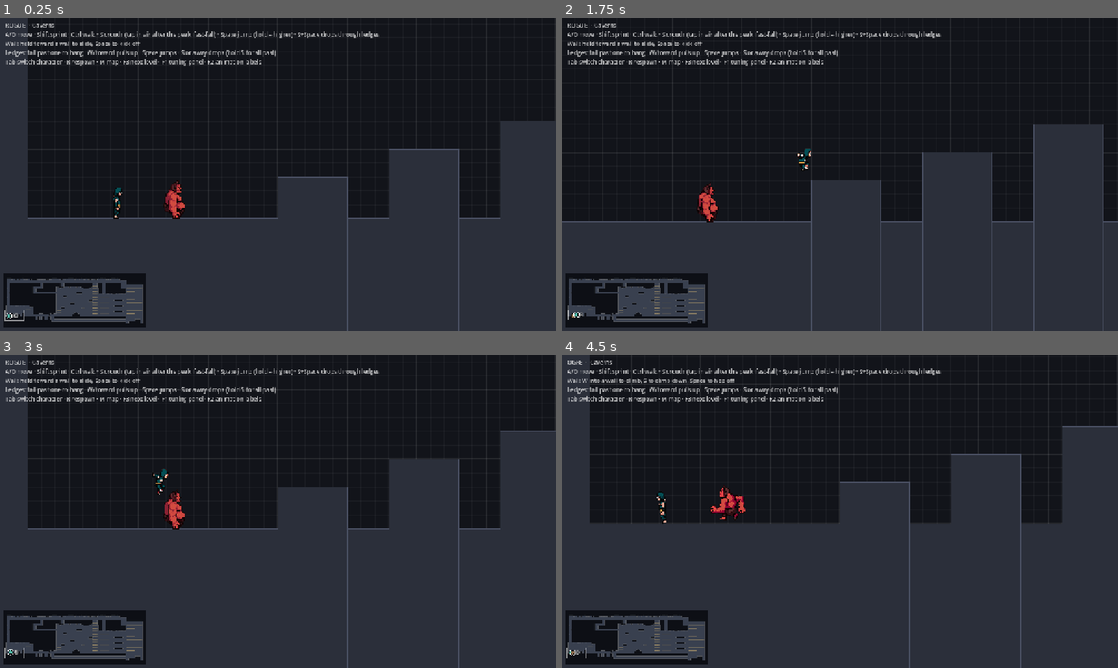
Above: before the commit, frames 1-4 (two rows, left to right).
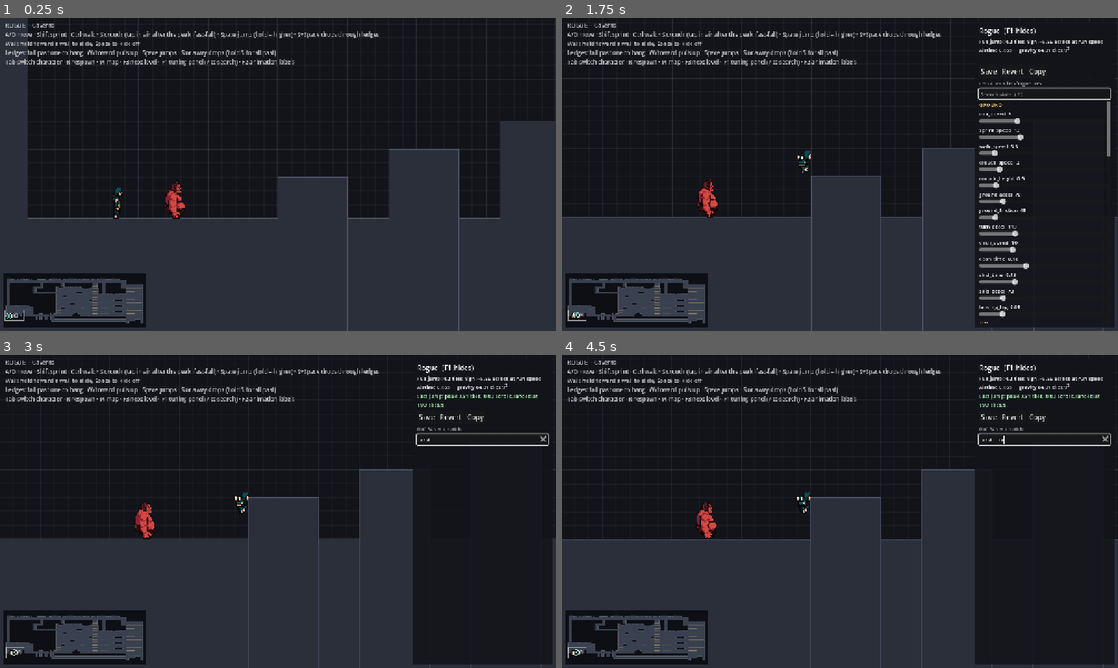
Above: after the commit, the same moments.

Repository: adoliner1/genesis
Game: Godot game, scene res://main.tscn
Two runs of this game, one before a commit and one after it. Both use one fixed random seed, a clock stepped at 60 frames per second and the inputs below.
Inputs (mouse positions are in pixels of both pictures, inside the frame that each line leads up to):
- Up to frame 1 (0.25 s): no input
- Up to frame 2 (1.75 s): tap Enter at 0.5 s; move the mouse to (962, 158) at 0.52 s; hold Shift (sprint) 0.53-1.28 s; hold D (move_right) from 0.53 s (still down); click (962, 158) at 0.67 s; tap Space (jump) at 0.77, 1.07, 1.52 s; tap Ctrl (walk) at 0.8, 1.35 s; move the mouse to (728, 190) at 1.27 s; tap / (search_tuning, bound only after the commit) at 1.55 s
- Up to frame 3 (3 s): tap Space (jump) at 1.82, 2.3, 2.85 s; move the mouse to (333, 442) at 2.02 s; release D (move_right) at 2.03 s; hold A (move_left) 2.03-2.78 s; hold / (search_tuning, bound only after the commit) 2.03-2.78 s; move the mouse to (250, 574) at 2.77 s; hold D (move_right) from 2.78 s (still down); click (250, 574) at 2.92 s
- Up to frame 4 (4.5 s): tap Space (jump) at 3.02, 3.32, 3.77, 4.07 s; tap Shift (sprint) at 3.05 s; move the mouse to (1006, 558) at 3.52 s; hold Shift (sprint) 3.53-4.28 s; tap Ctrl (walk) at 3.8 s; tap R (respawn) at 4.15 s; move the mouse to (673, 464) at 4.27 s; release D (move_right) at 4.28 s; hold A (move_left) from 4.28 s (still down); tap Tab (switch_character) at 4.35 s

The runs differ from the first frame. In frame 1, 0.2% of the frame differs, in the area x 36-53%, y 13-16%; in frame 2, 16%; in frame 3, 24%; in frame 4, 25%, in the area x 0-100%, y 0-100%.

Commit message:
Tuning panel: search stats by name, group or description
/ (or clicking the box) filters the F1 panel. Name and group matches win;
descriptions (read from the ## comments in movement_stats.gd) are the
fallback, so "slidey" finds ground_friction. Hovering a stat shows its
description. Typing doesn't move the character; Enter returns to the game,
Esc clears. Also stops the wall_mode label wrapping one letter per line.

Co-Authored-By: Claude Opus 5.5 <noreply@anthropic.com>
Claude-Session: https://claude.ai/code/session_01SCGXAfWNtXQsZMxH1UGLa3

Diff:
--- a/game/controls.gd
+++ b/game/controls.gd
@@ -15,6 +15,7 @@
 	"toggle_anim_labels": [KEY_F2],
 	"next_level": [KEY_F3],
 	"toggle_minimap": [KEY_M],
+	"search_tuning": [KEY_SLASH],
 }
 
 
--- a/game/main.gd
+++ b/game/main.gd
@@ -101,13 +101,14 @@
 			walls = "Wall: hold toward a wall to slide, Space to kick off"
 		MovementStats.WallMode.CLIMB:
 			walls = "Wall: W into a wall to climb, S to climb down, Space to hop off"
-	help.text = "%s  ·  %s\nA/D move · Shift sprint · Ctrl walk …(256 unchanged characters)… M map · F3 next level · F1 tuning panel · F2 animation labels" % [
+	help.text = "%s  ·  %s\nA/D move · Shift sprint · Ctrl walk …(256 unchanged characters)… M map · F3 next level · F1 tuning panel (/ to search) · F2 animation labels" % [
 		c.stats.display_name.to_upper(), LEVELS[level_index].name, walls]
 
 
 func _physics_process(_delta: float) -> void:
 	# Input is sampled here, before the characters step (they're later in the tree).
-	characters[active].input = PlayerInput.read_local()
+	# Typing in the tuning panel's search box mustn't move the character.
+	characters[active].input = PlayerInput.new() if panel.is_typing() else PlayerInput.read_local()
 
 
 func _unhandled_input(event: InputEvent) -> void:
@@ -124,6 +125,10 @@
 		minimap.cycle_mode()
 	elif event.is_action_pressed("toggle_tuning"):
 		panel.visible = not panel.visible
+	elif event.is_action_pressed("search_tuning"):
+		panel.visible = true
+		panel.focus_search()
+		get_viewport().set_input_as_handled()
 	elif event.is_action_pressed("toggle_anim_labels"):
 		CharacterVisual.show_labels = not CharacterVisual.show_labels
 
--- a/game/tuning_panel.gd
+++ b/game/tuning_panel.gd
@@ -2,7 +2,9 @@
 extends CanvasLayer
 ## Live sliders for the active character's MovementStats (toggle with F1).
 ## Changes apply instantly; "Save" writes them back to the character's .tres.
-## Controls never take keyboard focus, so movement keys keep working while it's open.
+## Controls never take keyboard focus, so movement keys keep working while it's open,
+## except the search box: click it (or press /) to filter stats by name, group or
+## description. Enter gives the keys back to the game; Esc also clears the search.
 
 var character: Character:
 	set(c):
@@ -16,6 +18,10 @@
 var _derived: Label
 var _measured: Label
 var _status: Label
+var _search: LineEdit
+var _rows: Array[Dictionary] = []  # {node, name, group, doc}: what the search matches against
+var _headers := {}  # group name -> header Label
+var _docs := {}  # property -> its ## description from movement_stats.gd
 
 # Live measurement of the last jump.
 var _airborne := false
@@ -54,6 +60,15 @@
 	_status = _label(outer, "", 11)
 	_status.modulate = Color(1, 1, 1, 0.6)
 
+	_search = LineEdit.new()
+	_search.placeholder_text = "Search stats  ( / )"
+	_search.clear_button_enabled = true
+	_search.add_theme_font_size_override("font_size", 12)
+	_search.text_changed.connect(func(_t: String) -> void: _filter())
+	_search.text_submitted.connect(func(_t: String) -> void: _search.release_focus())
+	_search.gui_input.connect(_on_search_key)
+	outer.add_child(_search)
+
 	var scroll := ScrollContainer.new()
 	scroll.size_flags_vertical = Control.SIZE_EXPAND_FILL
 	scroll.horizontal_scroll_mode = ScrollContainer.SCROLL_MODE_DISABLED
@@ -82,29 +97,121 @@
 	parent.add_child(b)
 
 
+## True while the search box has the keyboard; the game should ignore movement keys.
+func is_typing() -> bool:
+	return visible and _search != null and _search.has_focus()
+
+
+func focus_search() -> void:
+	_search.grab_focus()
+	_search.select_all()
+
+
+func _on_search_key(event: InputEvent) -> void:
+	if event is InputEventKey and event.pressed and event.keycode == KEY_ESCAPE:
+		_search.clear()
+		_filter()
+		_search.release_focus()
+		_search.accept_event()
+
+
 func _rebuild() -> void:
 	for c in _list.get_children():
 		c.queue_free()
+	_rows.clear()
+	_headers.clear()
 	var stats := character.stats
+	if _docs.is_empty():
+		_docs = _parse_docs(stats.get_script())
 	_title.text = "%s  (F1 hides)" % stats.display_name
+	var group := ""
 	for p in stats.get_property_list():
 		var usage: int = p.usage
 		if usage & PROPERTY_USAGE_GROUP and p.name != "Resource":
-			var header := _label(_list, str(p.name).to_upper(), 12)
+			group = str(p.name)
+			var header := _label(_list, group.to_upper(), 12)
 			header.modulate = Color(1.0, 0.8, 0.45)
+			_headers[group.to_lower()] = header
 			continue
 		if not (usage & PROPERTY_USAGE_EDITOR) or not (usage & PROPERTY_USAGE_SCRIPT_VARIABLE):
 			continue
+		var row: Control
 		if p.hint == PROPERTY_HINT_RANGE:
-			_add_slider(stats, p)
+			row = _add_slider(stats, p)
 		elif p.hint == PROPERTY_HINT_ENUM:
-			_add_enum(stats, p)
+			row = _add_enum(stats, p)
 		elif p.type == TYPE_BOOL:
-			_add_toggle(stats, p)
+			row = _add_toggle(stats, p)
+		else:
+			continue
+		var doc: String = _docs.get(p.name, "")
+		row.tooltip_text = doc
+		_rows.append({"node": row, "group": group.to_lower(), "doc": doc.to_lower(),
+				"name": "%s %s" % [p.name, p.name.replace("_", " ")]})
 	_status.text = stats.resource_path
-
-
-func _add_slider(stats: MovementStats, p: Dictionary) -> void:
+	_filter()
+
+
+## Show only rows whose name or group contains every search word; if none do,
+## fall back to matching descriptions too ("slidey" finds ground_friction).
+func _filter() -> void:
+	var words := _search.text.to_lower().split(" ", false)
+	var by_name := _rows.filter(func(row): return _matches(row.name + " " + row.group, words))
+	var hits := by_name if not by_name.is_empty() else _rows.filter(
+			func(row): return _matches(row.name + " " + row.group + " " + row.doc, words))
+	var shown := {}
+	for row in _rows:
+		row.node.visible = row in hits
+		if row.node.visible:
+			shown[row.group] = true
+	for g in _headers:
+		_headers[g].visible = shown.has(g)
+	if not words.is_empty():
+		var n := 0
+		for row in _rows:
+			n += int(row.node.visible)
+		_status.text = "%d of %d stats match" % [n, _rows.size()]
+	elif character:
+		_status.text = character.stats.resource_path
+
+
+static func _matches(hay: String, words: PackedStringArray) -> bool:
+	for w in words:
+		if not hay.contains(w):
+			return false
+	return true
+
+
+## Reads the `## ...` comment above each @export in the stats script, so search
+## can match descriptions ("slidey" finds ground_friction). Empty if the source
+## isn't available (e.g. an exported build).
+static func _parse_docs(script: Script) -> Dictionary:
+	var out := {}
+	if script == null or not script.has_source_code():
+		return out
+	var pending := PackedStringArray()
+	var after_var := false
+	var var_re := RegEx.create_from_string("^@export\\S*(?:\\([^)]*\\))?\\s+var\\s+(\\w+)")
+	for line in script.source_code.split("\n"):
+		var t := line.strip_edges()
+		if t.begins_with("##"):
+			if after_var:
+				pending.clear()
+				after_var = false
+			pending.append(t.trim_prefix("##").strip_edges())
+			continue
+		var m := var_re.search(t)
+		if m:
+			# Consecutive exports with no comment between share the one above.
+			out[m.get_string(1)] = " ".join(pending)
+			after_var = true
+			continue
+		pending.clear()
+		after_var = false
+	return out
+
+
+func _add_slider(stats: MovementStats, p: Dictionary) -> Control:
 	var parts: PackedStringArray = str(p.hint_string).split(",")
 	var row := VBoxContainer.new()
 	row.add_theme_constant_override("separation", 0)
@@ -123,11 +230,13 @@
 	update.call(slider.value)
 	row.add_child(slider)
 	_list.add_child(row)
-
-
-func _add_enum(stats: MovementStats, p: Dictionary) -> void:
+	return row
+
+
+func _add_enum(stats: MovementStats, p: Dictionary) -> Control:
 	var row := HBoxContainer.new()
-	_label(row, str(p.name), 12)
+	var label := _label(row, str(p.name), 12)
+	label.autowrap_mode = TextServer.AUTOWRAP_OFF
 	var opt := OptionButton.new()
 	opt.focus_mode = Control.FOCUS_NONE
 	for entry in str(p.hint_string).split(","):
@@ -137,9 +246,10 @@
 	opt.item_selected.connect(func(i: int) -> void: stats.set(p.name, opt.get_item_id(i)))
 	row.add_child(opt)
 	_list.add_child(row)
-
-
-func _add_toggle(stats: MovementStats, p: Dictionary) -> void:
+	return row
+
+
+func _add_toggle(stats: MovementStats, p: Dictionary) -> Control:
 	var box := CheckBox.new()
 	box.focus_mode = Control.FOCUS_NONE
 	box.text = str(p.name)
@@ -147,6 +257,7 @@
 	box.button_pressed = stats.get(p.name)
 	box.toggled.connect(func(on: bool) -> void: stats.set(p.name, on))
 	_list.add_child(box)
+	return box
 
 
 func _fmt(v: float) -> String:
--- /dev/null
+++ b/tests/test_tuning_panel.gd
@@ -0,0 +1,56 @@
+extends SceneTree
+## Headless checks for the tuning panel's search. Run:
+##   godot --headless --path . -s tests/test_tuning_panel.gd
+
+var failures := 0
+var panel: TuningPanel
+
+
+func _initialize() -> void:
+	var c := Character.new()
+	c.stats = load("res://characters/rogue.tres")
+	root.add_child(c)
+	panel = TuningPanel.new()
+	root.add_child(panel)
+	panel.character = c
+
+
+func _process(_delta: float) -> bool:  # first frame: the panel is ready
+	run_all()
+	return true
+
+
+func run_all() -> void:
+
+	check("Descriptions parsed", panel._docs.get("ground_friction", "").contains("slidey"),
+			panel._docs.get("ground_friction", ""))
+	check("Shared description", panel._docs.get("dash_time", "") == panel._docs.get("dash_speed", ""),
+			panel._docs.get("dash_time", ""))
+	var total := _shown(panel)
+	check("All stats shown with no search", total > 20, "%d" % total)
+	for q in ["jump", "slidey", "wall jump", "ground", "zzz"]:
+		panel._search.text = q
+		panel._filter()
+		var names := []
+		for row in panel._rows:
+			if row.node.visible:
+				names.append(str(row.name).get_slice(" ", 0))
+		var want_some: bool = q != "zzz"
+		check("Search '%s'" % q, (names.size() > 0) == want_some and names.size() < total,
+				"%d: %s" % [names.size(), ", ".join(names.slice(0, 6))])
+	panel._search.text = "slidey"
+	panel._filter()
+	check("'slidey' finds ground_friction", panel._rows.any(
+			func(r): return r.node.visible and str(r.name).begins_with("ground_friction")), "")
+	print("\n%s" % ("ALL PASSED" if failures == 0 else "%d FAILED" % failures))
+	quit(1 if failures else 0)
+
+
+func _shown(panel: TuningPanel) -> int:
+	return panel._rows.filter(func(r): return r.node.visible).size()
+
+
+func check(name: String, ok: bool, detail: String) -> void:
+	print("%s  %s  (%s)" % ["PASS" if ok else "FAIL", name, detail])
+	if not ok:
+		failures += 1
Not shown, added: tests/test_tuning_panel.gd.uid
Not shown, changed: README.md
